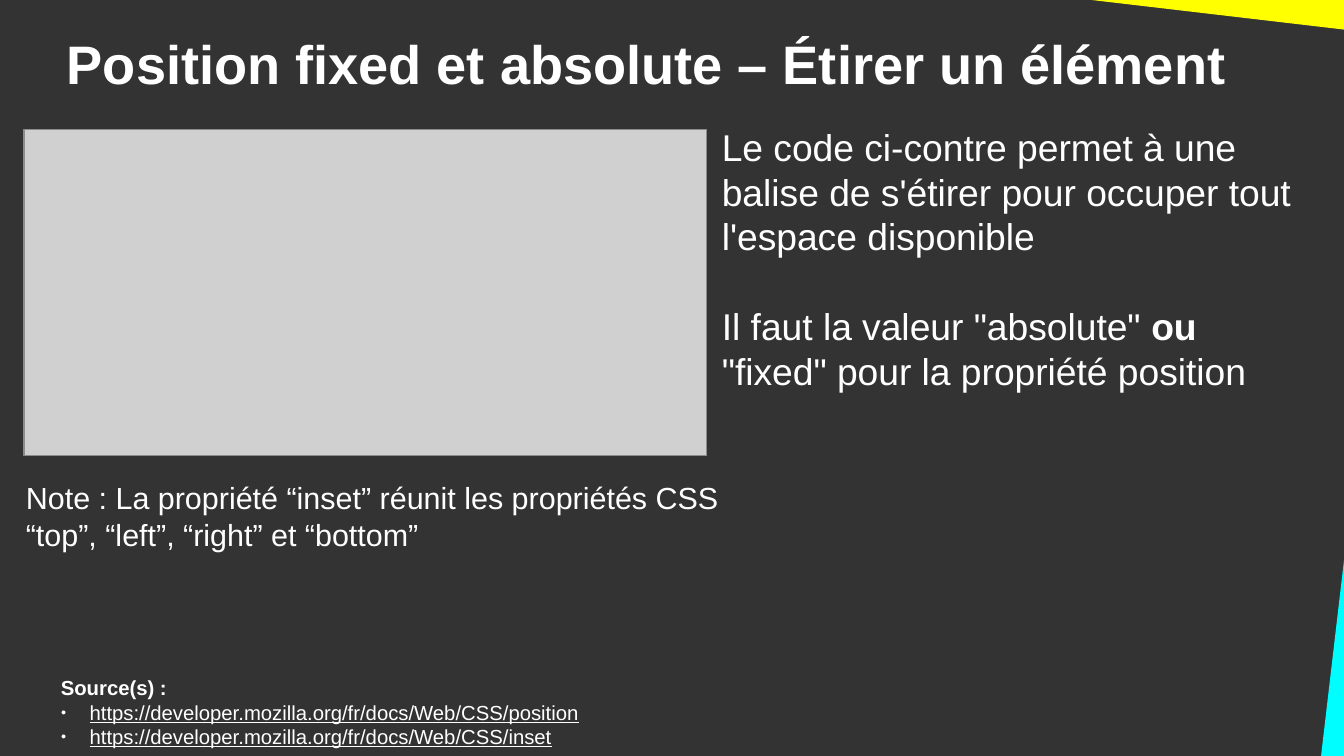
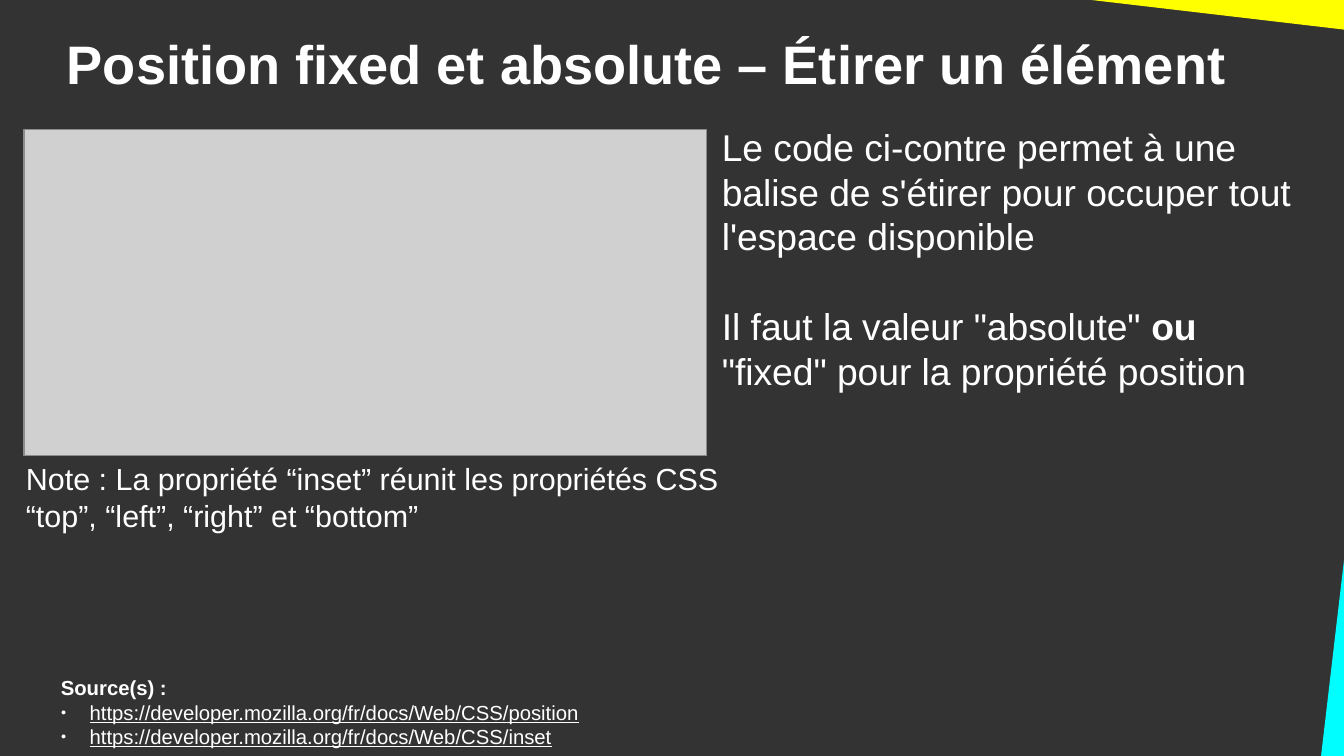
Before and after one commit to DanYellow/cours, a slide deck: slide 16 of integration-web-s2/travaux-pratiques/numero-1/presentation.odp. Drawn at 1344x756 pixels with LibreOffice and Linux fonts; fonts in the diff are those of the drawing; grey boxes stand for pictures. Boxes give left, top, right and bottom in pixels: in the first picture for what was removed or moved away, otherwise in the second. Text is boxed around its words. In the diff, an @@ line names an element or a change of style, - is before the commit and + after.

```diff
--- a/integration-web-s2/travaux-pratiques/numero-1/presentation.odp
+++ b/integration-web-s2/travaux-pratiques/numero-1/presentation.odp
@@ title "Note : La propriété “inset” ...": place and size @@
-title "Note : La propriété “inset” ..." at (26,486,719,552)
+title "Note : La propriété “inset” ..." at (26,467,719,533)
```
Also in this commit, not shown: 4 other slides changed, 1 other file.
